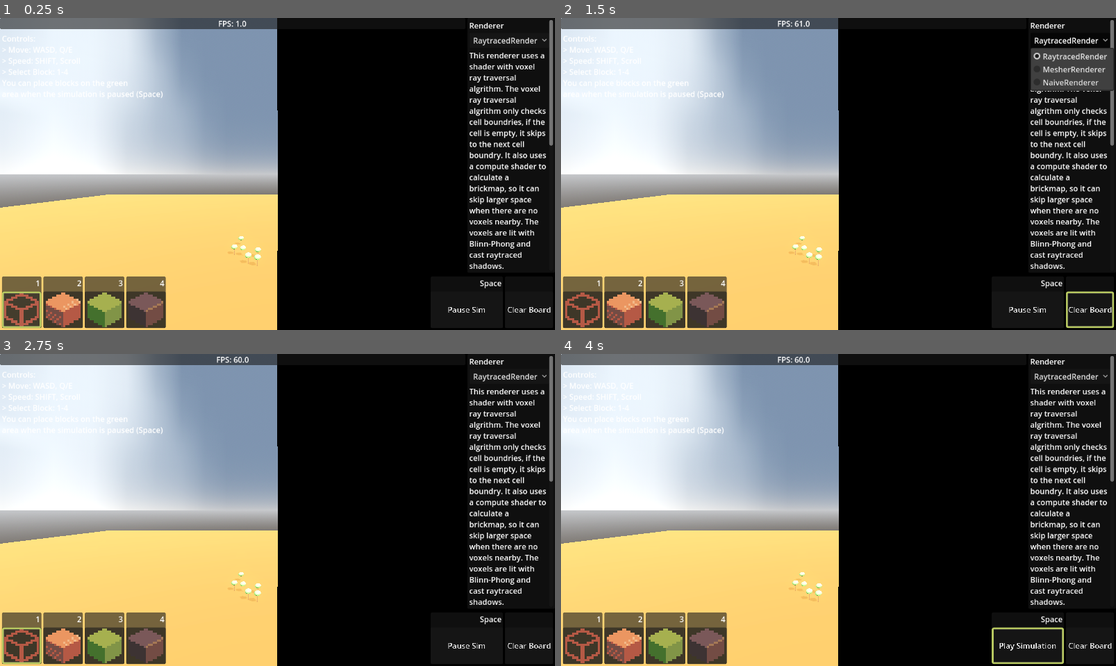
Above: before the commit, frames 1-4 (two rows, left to right).
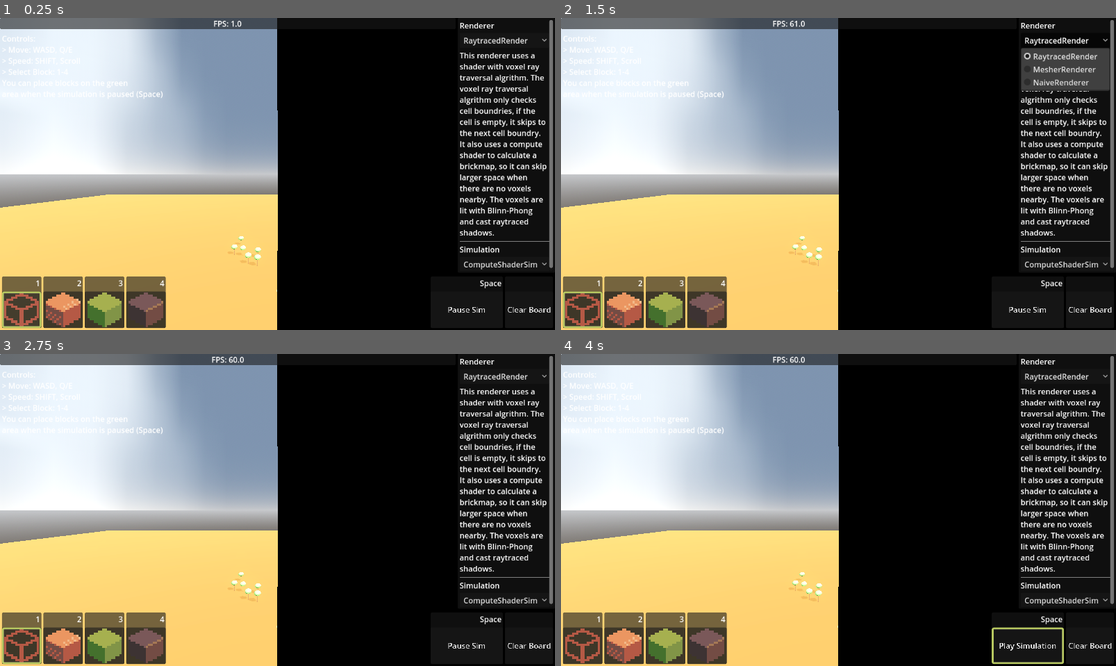
Above: after the commit, the same moments.

Repository: murumart/cgiproject
Game: Godot game, scene res://scenes/main.tscn
Same seed, same stepped clock (60 frames per second), same inputs: the game is played once before the commit and once after it.
Inputs (mouse positions are in pixels of both pictures, inside the frame that each line leads up to):
- Up to frame 1 (0.25 s): no input
- Up to frame 2 (1.5 s): click "GDSim" (after the commit: "ComputeShaderSim") at 0.5 s; click "RaytracedRender" at 1.25 s
- Up to frame 3 (2.75 s): click (22, 647) at 2.02 s
- Up to frame 4 (4 s): click "Clear Board" at 2.75 s; click "Pause Sim" at 3.5 s

The runs differ from the first frame. In frame 1, 4.1% of the frame differs, in the area x 38-100%, y 0-88%; in frame 2, 4.7%, in the area x 0-100%, y 0-100%; in frame 3, 4.1%; in frame 4, 4.1%.
Error before the commit: Assertion failed: Couldnt' get rendering device (res://scenes/simulators/compute_simulator.gd:20)
Error after the commit: Assertion failed: Couldnt' get rendering device (res://scenes/simulators/CS_cellular_automata.gd:39)

Commit message:
Minor fixes

Diff:
--- a/lives/stupit_tree.gd
+++ b/lives/stupit_tree.gd
@@ -296,22 +296,22 @@
 					for z in size:
 						coord.z = z
 						#prints(NAMES[ct][0], NAMES[ct2][0], "AT", coord)
-						sum = ngen[coord].get_k_value(ct)
+						sum = ngen[coord].k_vals[ct]
 						for k_add in kernel:
 							@warning_ignore("narrowing_conversion")
 							var kcoord := Vector3i(k_add.x + x, k_add.y + y, k_add.z + z)
 							var c: TreeCell = cells.get(kcoord, TreeCell.NULL)
-							# var add := (c.get_k_value(ct2) * k_add.w) / 255.0
+							# var add := (c.k_vals(ct2) * k_add.w) / 255.0
 							# sum += add
-							sum += c.get_k_value(ct2) * k_add.w
-							#prints(NAMES[ct][0], NAMES[ct2][0], "      ", c.get_k_value(ct2), k_add.w, add, kcoord)
-						# var prev := ngen[coord].get_k_value(ct)
+							sum += c.k_vals[ct2] * k_add.w
+							#prints(NAMES[ct][0], NAMES[ct2][0], "      ", c.k_vals[ct]), k_add.w, add, kcoord)
+						# var prev := ngen[coord].k_vals[ct]
 						# sum = prev / 255.0 + sum
 						sum = clampf(sum, 0, 255)
-						ngen[coord].set_k_value(ct, int(sum))
-						#prints(NAMES[ct][0], NAMES[ct2][0], "og   ", cells[coord].get_k_value(ct))
+						ngen[coord].k_vals[ct] = int(sum)
+						#prints(NAMES[ct][0], NAMES[ct2][0], "og   ", cells[coord].k_vals[ct])
 						#prints(NAMES[ct][0], NAMES[ct2][0], "prevn", prev)
-						#prints(NAMES[ct][0], NAMES[ct2][0], "sum", sum, "kval", ngen[coord].get_k_value(ct), "\n")
+						#prints(NAMES[ct][0], NAMES[ct2][0], "sum", sum, "kval", ngen[coord].k_vals[ct], "\n")
 
 	#print("NEW GEN:")
 	for t in ngen.values():
--- a/scenes/main.tscn
+++ b/scenes/main.tscn
@@ -77,23 +77,23 @@
 
 [node name="Simulators" type="Node" parent="."]
 
-[node name="DummySim" type="Node" parent="Simulators"]
-script = ExtResource("6_tefeu")
-compute_shader_file = ExtResource("2_eb6dy")
-
-[node name="GDSim" type="Node" parent="Simulators"]
-editor_description = "This simulation is a cellular automaton with three cell states (wood, leaves, bark) (internally each state is a weight) run on a different thread in GDScript. Each cell type has kernels for each of the other cell types that determine its score for the next turn, for example, leaves get a bad score when something else is on top of them, bark gets a good score being next to both air and wood, etc."
-script = ExtResource("3_pm3ni")
-grid_size = 32
-running = true
-enabled = true
-
 [node name="ComputeShaderSim" type="Node" parent="Simulators"]
 script = ExtResource("4_vxglm")
+simulate = true
 grid_size = 256
 compute_shader_file = ExtResource("2_og1vs")
 aggregator_shader_file = ExtResource("3_2wyq8")
 kernel_file_path = "res://scenes/simulators/kernels.txt"
+
+[node name="GDSim" type="Node" parent="Simulators"]
+editor_description = "This simulation is a cellular automaton with three cell states (wood, leaves, bark) (internally each state is a weight) run on a different thread in GDScript. Each cell type has kernels for each of the other cell types that determine its score for the next turn, for example, leaves get a bad score when something else is on top of them, bark gets a good score being next to both air and wood, etc."
+script = ExtResource("3_pm3ni")
+grid_size = 48
+
+[node name="DummySim" type="Node" parent="Simulators"]
+editor_description = "This isn't a simulation, but just a sphere with holes generated in a compute shader as written by AI. It was used for testing."
+script = ExtResource("6_tefeu")
+compute_shader_file = ExtResource("2_eb6dy")
 
 [node name="Renderers" type="Node" parent="."]
 
@@ -146,12 +146,12 @@
 grow_vertical = 2
 script = ExtResource("12_y6deb")
 renderers = [NodePath("../../Renderers/RaytracedRender"), NodePath("../../Renderers/MesherRenderer"), NodePath("../../Renderers/NaiveRenderer")]
-simulators = [NodePath("../../Simulators/GDSim"), NodePath("../../Simulators/DummySim")]
+simulators = [NodePath("../../Simulators/ComputeShaderSim"), NodePath("../../Simulators/GDSim"), NodePath("../../Simulators/DummySim")]
 renderer_switch = NodePath("VBoxContainer/Hbox/PanelContainer/MarginContainer/ScrollContainer/VBoxContainer/RendererSwitch")
 renderer_description = NodePath("VBoxContainer/Hbox/PanelContainer/MarginContainer/ScrollContainer/VBoxContainer/RendererDescription")
 simulator_switch = NodePath("VBoxContainer/Hbox/PanelContainer/MarginContainer/ScrollContainer/VBoxContainer/SimulationSwitch")
 simulator_description = NodePath("VBoxContainer/Hbox/PanelContainer/MarginContainer/ScrollContainer/VBoxContainer/SimulationDesc")
-grid_size = 32
+grid_size = 48
 editor = NodePath("../../TextureEditor")
 camera = NodePath("..")
 fps_label = NodePath("VBoxContainer/Hbox/Center/VBoxContainer/PanelContainer/FPSLabel")
--- a/scenes/simulators/gd_sim.gd
+++ b/scenes/simulators/gd_sim.gd
@@ -95,6 +95,5 @@
 var _stop_thread := false
 func _simulate_thread() -> void:
 	while not _stop_thread:
-		print("ass")
 		semaphore.wait()
 		_simulate()
--- a/scenes/simulators/simulator.gd
+++ b/scenes/simulators/simulator.gd
@@ -3,8 +3,6 @@
 const UIB = preload("res://scenes/ui/ui_button.gd")
 
 signal simulation_updated
-
-@export var enabled := false
 
 @abstract func get_grid_size() -> int
 @abstract func set_grid_size(to: int) -> void
--- a/scenes/texture_editor.gd
+++ b/scenes/texture_editor.gd
@@ -82,11 +82,15 @@
 		var addpos := bpos + normal
 		if _selected_block == 0:
 			addpos = bpos
-			var oldblock := _tdata[addpos.x + addpos.y * gs + addpos.z * gs * gs]
-			_tdata[addpos.x + addpos.y * gs + addpos.z * gs * gs] = _selected_block
-			simulator.update_data(_tdata)
-			if oldblock > 0:
-				_particle(BreakParticle, action_position)
+			if (addpos.x < gs and addpos.x >= 0
+				and addpos.y < gs and addpos.y >= 0
+				and addpos.z < gs and addpos.z >= 0
+			):
+				var oldblock := _tdata[addpos.x + addpos.y * gs + addpos.z * gs * gs]
+				_tdata[addpos.x + addpos.y * gs + addpos.z * gs * gs] = _selected_block
+				simulator.update_data(_tdata)
+				if oldblock > 0:
+					_particle(BreakParticle, action_position)
 		elif (addpos.x < gs and addpos.x >= 0
 			and addpos.y < gs and addpos.y >= 0
 			and addpos.z < gs and addpos.z >= 0
